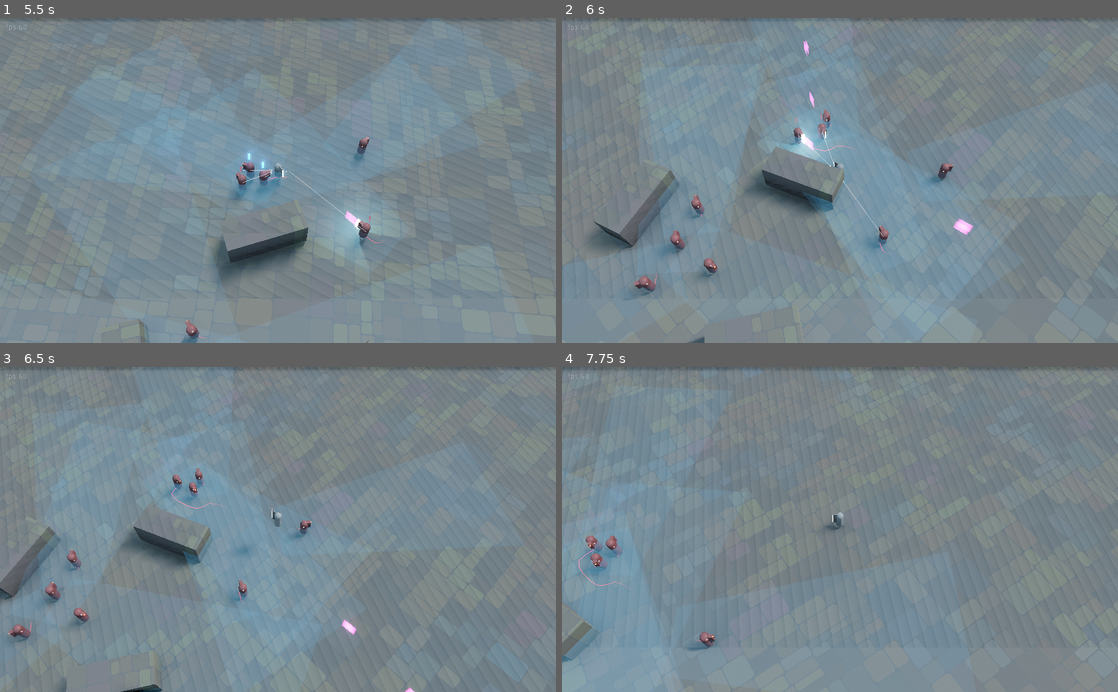
Above: before the commit, frames 1-4 (two rows, left to right).
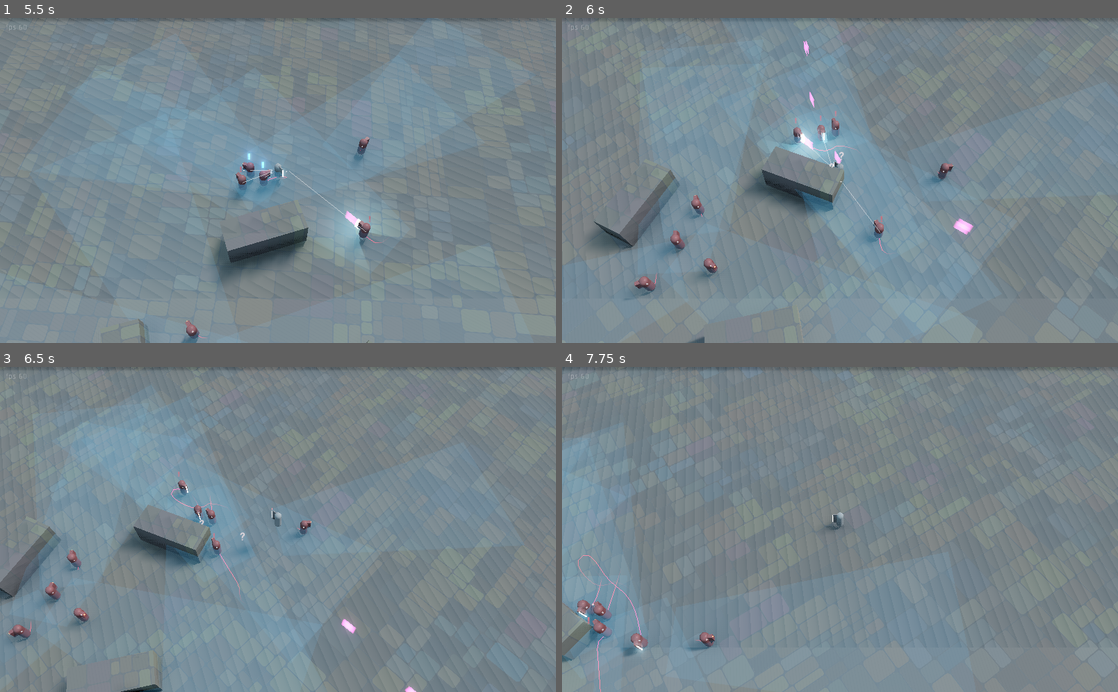
Above: after the commit, the same moments.

Repository: ioxu/key
Game: Godot game, scene res://scenes/splash.tscn
Same seed, same stepped clock (60 frames per second), same inputs: the game is played once before the commit and once after it.
Inputs (mouse positions are in pixels of both pictures, inside the frame that each line leads up to):
- Up to frame 1 (5.5 s): tap Enter at 0.5 s; move the mouse to (400, 164) at 0.52 s; hold D (move_right) 0.53-1.28 s; hold Left (camera_rotate_left) 0.53-1.28 s; click (400, 164) at 0.67 s; tap Space (jump) at 0.77, 1.52, 3.02, 3.77, 4.52 s; move the mouse to (166, 196) at 1.27 s; hold S (move_down) 1.28-2.03 s; tap Right (camera_rotate_right) at 1.35 s; move the mouse to (333, 109) at 2.02 s; hold D (move_right) 2.03-2.78 s; click (333, 109) at 2.1 s; move the mouse to (250, 245) at 2.77 s; hold W (move_up) 2.78-3.53 s; tap Left (camera_rotate_left) at 2.85 s; click (250, 245) at 2.92 s; move the mouse to (444, 229) at 3.52 s; hold Right (camera_rotate_right) 3.53-4.28 s; hold A (move_left) 3.53-5.03 s; move the mouse to (111, 131) at 4.27 s; click (111, 131) at 4.35 s; move the mouse to (305, 180) at 5.02 s; hold S (move_down) from 5.03 s (still down); hold Left (camera_rotate_left) from 5.03 s (still down); click (305, 180) at 5.17 s
- Up to frame 2 (6 s): move the mouse to (756, 99) at 5.77 s; release S (move_down) at 5.78 s; release Left (camera_rotate_left) at 5.78 s; hold D (move_right) from 5.78 s (still down); tap Right (camera_rotate_right) at 5.85 s
- Up to frame 3 (6.5 s): keep holding D (move_right); tap Space (jump) at 6.02 s
- Up to frame 4 (7.75 s): move the mouse to (962, 513) at 6.52 s; release D (move_right) at 6.53 s; hold W (move_up) 6.53-7.28 s; click (962, 513) at 6.6 s; tap Space (jump) at 6.77, 7.52 s; move the mouse to (728, 545) at 7.27 s; hold D (move_right) from 7.28 s (still down); tap Left (camera_rotate_left) at 7.35 s; click (728, 545) at 7.42 s

Frame 1 is identical in both runs. In frame 2, 0.6% of the frame differs, in the area x 35-79%, y 12-76%; in frame 3, 1.0%; in frame 4, 2.2%, in the area x 0-22%, y 24-100%.
Error before the commit: Invalid get index 'global_transform' (on base: 'Nil'). (res://data/enemies/Enemy.gd:297)

Commit message:
emeies search last known position of player, resolves #10

Diff:
--- a/data/enemies/Enemy.gd
+++ b/data/enemies/Enemy.gd
@@ -10,6 +10,7 @@
 export(float) var deaceleration = 5.0
 
 var target : Spatial = null
+var target_last_known_position = null
 var can_see_target = false
 var direction := Vector3.ZERO
 var initial_movement_speed = movement_speed
@@ -124,6 +125,8 @@
 func _idle_enter():
 	$alert_icon.visible = false
 	weapon.set_activated(false)
+	if (target as PointOfInterest):
+		target.queue_free()
 	target = null
 
 
@@ -131,7 +134,6 @@
 	if $vision_raycast.can_see_target:
 		weapon.visible = true
 		fsm.set_state("attack")
-
 
 	# wander about a bit
 	var rot_y = noise.get_noise_1d( age * 25.0 + offset )
@@ -149,7 +151,6 @@
 
 
 func _attack_enter() -> void:
-	#print("++ attack enter ++")
 	$alert_icon.visible = true
 	attack_move = "rush"
 	attack_move_timer.start( attack_move_rng.randf_range(0.2, 0.5) )
@@ -160,8 +161,21 @@
 	if !$vision_raycast.can_see_target:
 		weapon.visible = false
 		weapon.activated = false
-		fsm.set_state("idle")
+		if target_last_known_position == null:
+			fsm.set_state("idle")
+		else:
+			if (target as PointOfInterest):
+				target.queue_free()
+				target = null
+			var poi = point_of_interest_scene.instance()
+			get_node("/root/").add_child(poi)
+			poi.transform.origin = target_last_known_position * Vector3(1.0, 0.0, 1.0)
+			self.target = poi
+			fsm.set_state("search")
 		return
+
+	if target:
+		target_last_known_position = target.transform.origin
 
 	rotate_toward_target(delta)
 
@@ -190,7 +204,7 @@
 
 
 func _search_enter() -> void:
-	pass
+	weapon.set_activated(false)
 
 
 func _search(delta):
@@ -201,7 +215,7 @@
 	rotate_toward_target(delta)
 	search_toward_target(delta)
 
-	if (self.transform.origin - target.transform.origin).length() < 1.0:
+	if (self.transform.origin - target.transform.origin).length() < 1.5:
 		if (target as PointOfInterest):
 			target.queue_free()
 			target = null
@@ -294,12 +308,13 @@
 
 
 func rotate_toward_target(delta) -> void:
-	var to = target.global_transform.origin
-	var look = Vector3(to.x, global_transform.origin.y , to.z)
-	var T=global_transform.looking_at(look, Vector3(0,1,0))
-	global_transform.basis.x = lerp(global_transform.basis.x, T.basis.x, delta * max_turn_rate ).normalized()
-	global_transform.basis.y = lerp(global_transform.basis.y, T.basis.y, delta * max_turn_rate ).normalized()
-	global_transform.basis.z = lerp(global_transform.basis.z, T.basis.z, delta * max_turn_rate ).normalized()
+	if target:
+		var to = target.global_transform.origin
+		var look = Vector3(to.x, global_transform.origin.y , to.z)
+		var T=global_transform.looking_at(look, Vector3(0,1,0))
+		global_transform.basis.x = lerp(global_transform.basis.x, T.basis.x, delta * max_turn_rate ).normalized()
+		global_transform.basis.y = lerp(global_transform.basis.y, T.basis.y, delta * max_turn_rate ).normalized()
+		global_transform.basis.z = lerp(global_transform.basis.z, T.basis.z, delta * max_turn_rate ).normalized()
 
 
 func within_aim_tolerance( tolerance ) -> bool:
@@ -361,13 +376,20 @@
 
 func _on_vision_area_body_exited(body):
 	if body.is_in_group("Player"):
-		weapon.visible = false
+		if (target as PointOfInterest):
+			target.queue_free()
 		target = null
-		$statemachine.set_state("idle")
+		if target_last_known_position:
+			var poi = point_of_interest_scene.instance()
+			get_node("/root/").add_child(poi)
+			poi.transform.origin = target_last_known_position * Vector3(1.0, 0.0, 1.0)
+			self.target = poi
+			fsm.set_state("search")
+		else:
+			weapon.visible = false
+			fsm.set_state("idle")
 		$vision_raycast.target = null
 		$vision_raycast.stop()
-
-
 
 func _on_VisibilityNotifier_camera_entered(camera):
 	# return to full processing
